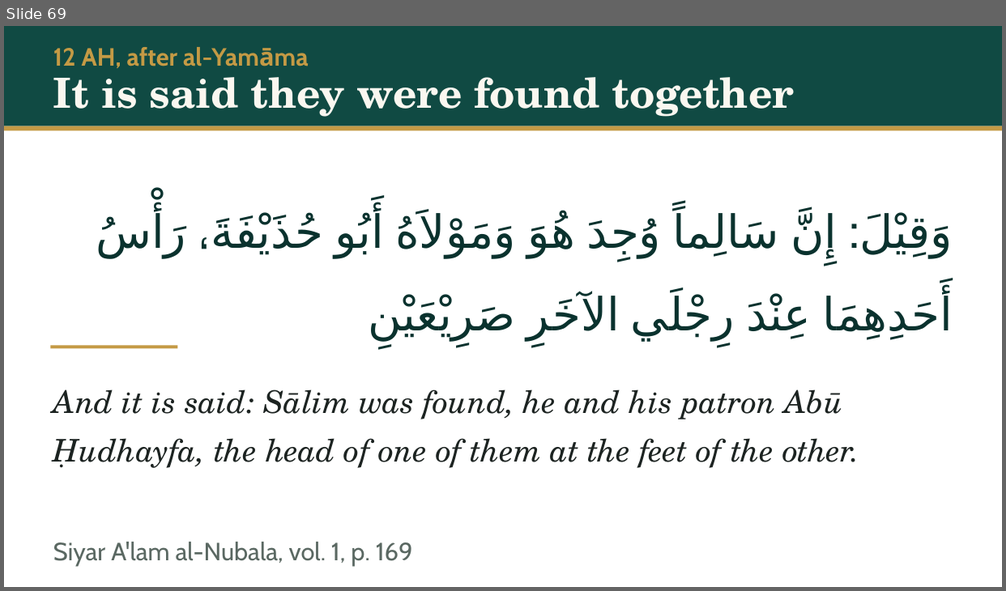
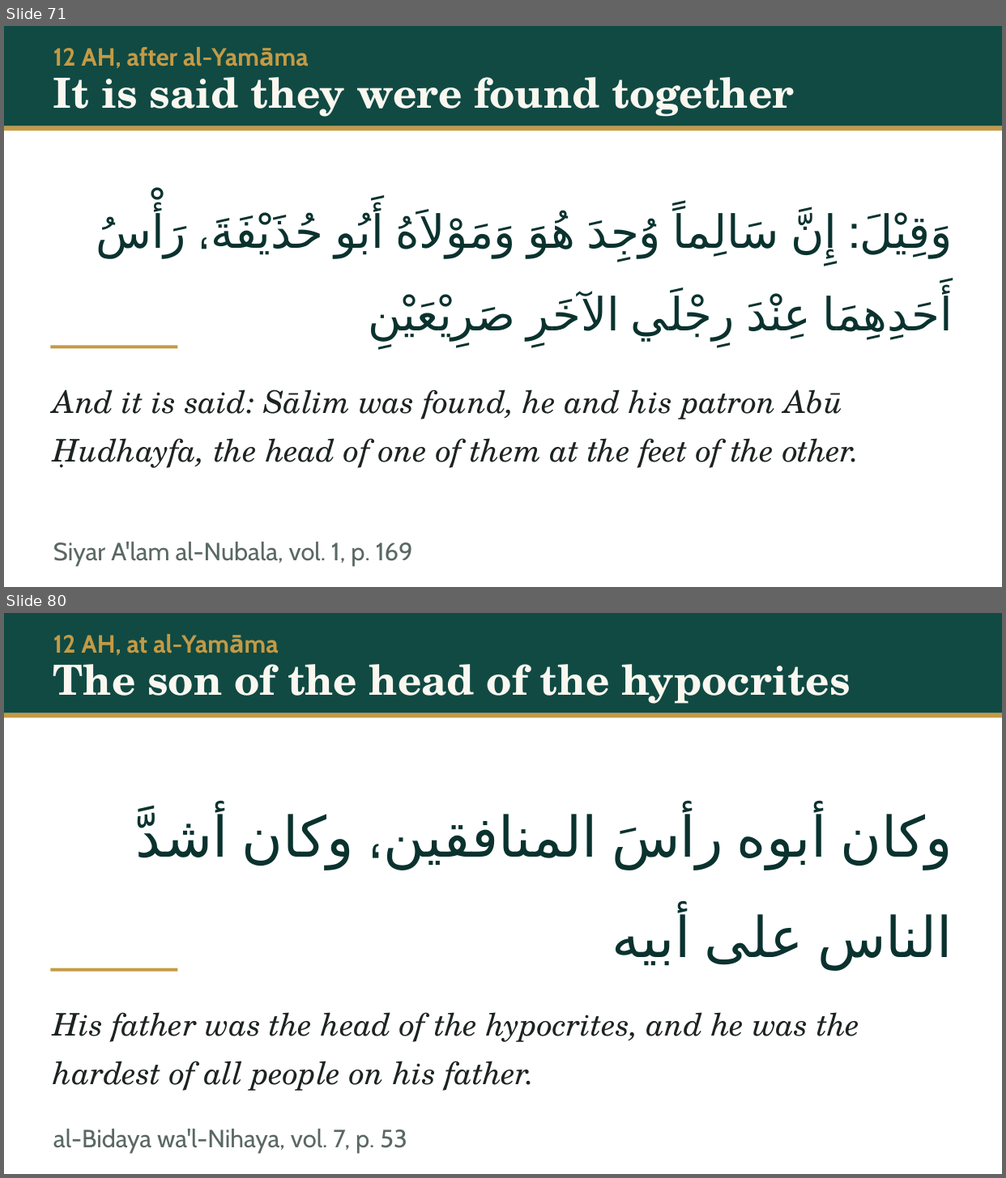
Before and after one commit to daniyalyasin93/2026SeptemberIslamicHistoryClass, a slide deck: S04_kinda_butah_yamama/S04.pptx. Shown one above the other, each under a label of ours: slide 69 before the commit, slides 71 and 80 after it; the slides between them are not shown. The pictures are 1006x591 and 1006x1178 pixels, drawn with LibreOffice and Linux fonts; fonts in the diff are those of the drawing. Boxes give left, top, right and bottom in pixels: in the first picture for what was removed or moved away, otherwise in the second. Text is boxed around its words. In the diff, an @@ line names an element or a change of style, - is before the commit and + after.

```diff
--- a/S04_kinda_butah_yamama/S04.pptx
+++ b/S04_kinda_butah_yamama/S04.pptx
@@ slide 80 added at <box>4,613,1002,1174</box>, background #FFFFFF @@
@@ rectangle added at <box>4,613,1002,713</box>, fill #104A43 @@
@@ text added at <box>53,634,229,655</box>, 24 pt, text #C49A45, bold @@
+12 AH, at al-Yamāma
@@ text added at <box>53,653,850,704</box>, 40 pt, text #FAF7F0, bold @@
+The son of the head of the hypocrites
@@ rectangle added at <box>4,713,1002,717</box>, fill #C49A45 @@
@@ text added at <box>242,811,953,969</box>, 54 pt, text #0A322E @@
+وكان أبوه رأسَ المنافقين، وكان أشدَّ الناس على أبيه
@@ rectangle added at <box>50,969,177,972</box>, fill #C49A45 @@
@@ text added at <box>53,1012,860,1091</box>, 30 pt, text #1C2321, italic @@
+His father was the head of the hypocrites, and he was the hardest of all people on his father.
@@ text added at <box>53,1129,407,1153</box>, 24 pt, text #5A6862 @@
+al-Bidaya wa'l-Nihaya, vol. 7, p. 53
@@ what was slide 69 is now slide 71 @@
```
Also in this commit, not shown: 15 other slides added, 18 other files.
